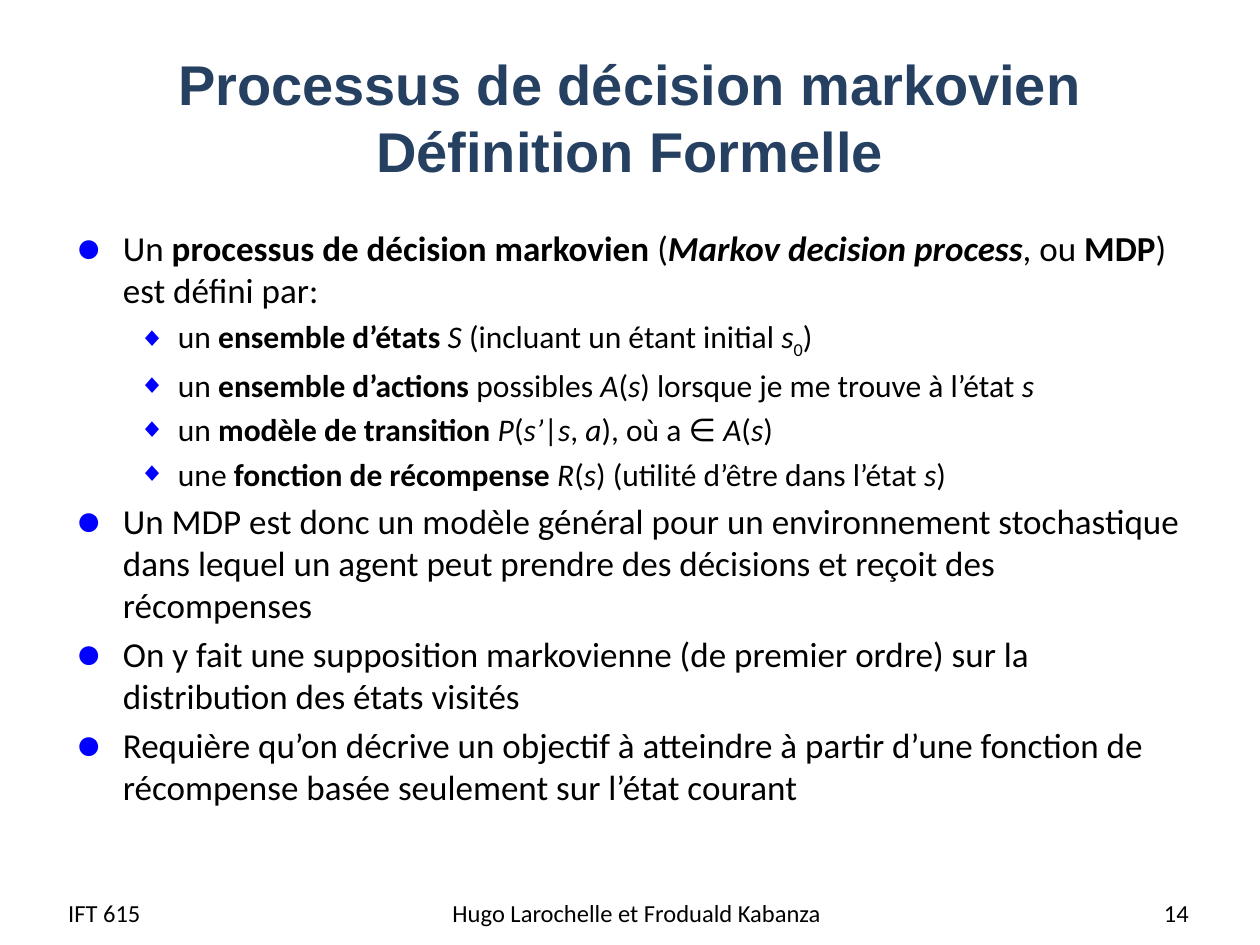
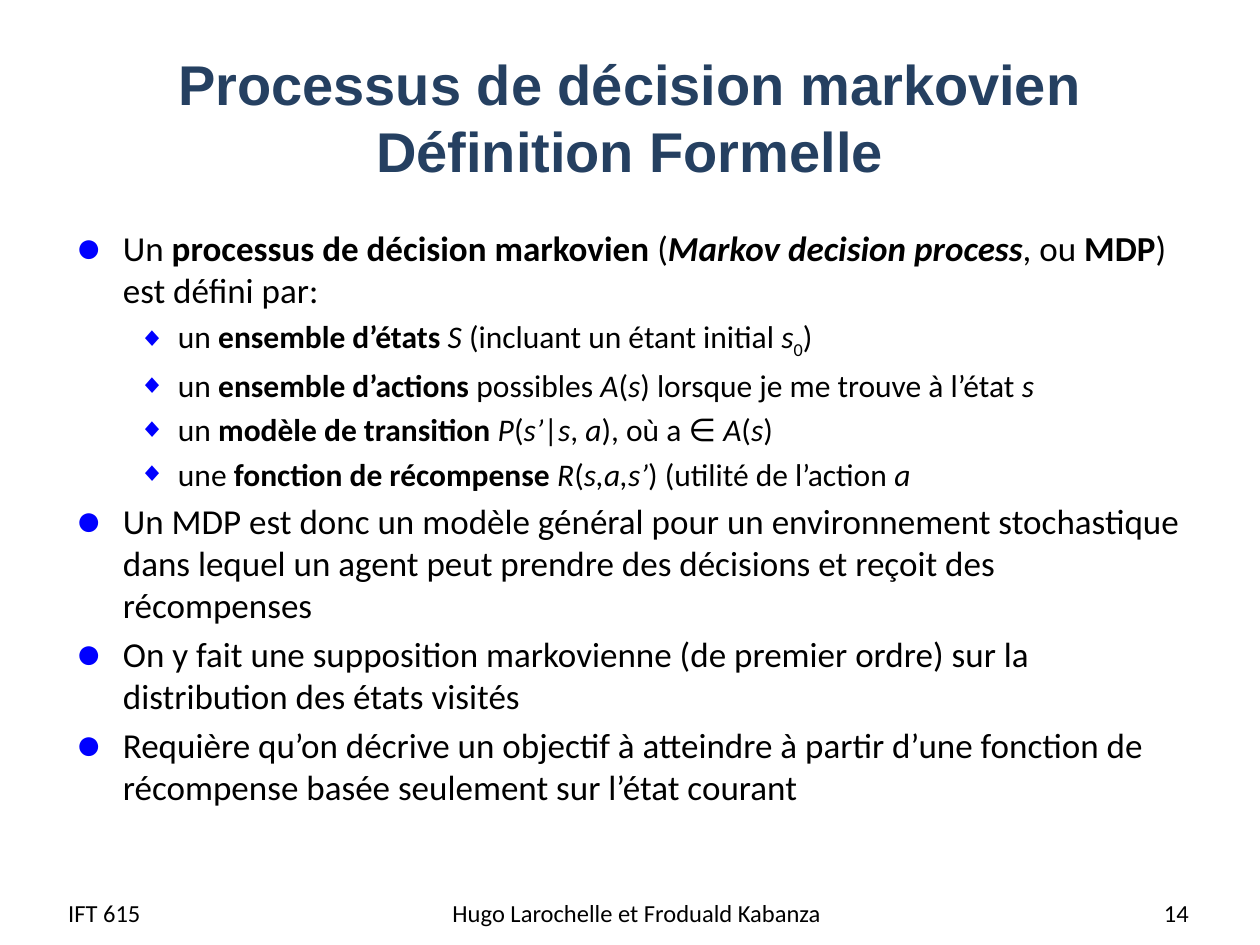
Before and after one commit to djeffkanda/djeffkanda.github.io, a slide deck: slide 14 of ift/assets/slides/ift615-14-MDP.pptx. Drawn at 1260x945 pixels with LibreOffice and Linux fonts; fonts in the diff are those of the drawing. Boxes give left, top, right and bottom in pixels: in the first picture for what was removed or moved away, otherwise in the second. Text is boxed around its words. In the diff, an @@ line names an element or a change of style, - is before the commit and + after.

```diff
--- a/ift/assets/slides/ift615-14-MDP.pptx
+++ b/ift/assets/slides/ift615-14-MDP.pptx
@@ text at [178,463,910,491]: text changed @@
-  ◆ une fonction de récompense R(s) (utilité d’être dans l’état s)
+  ◆ une fonction de récompense R(s,a,s’) (utilité de l’action a
```
Also in this commit, not shown: 9 other slides changed, 2 slides added, 1 slide removed, 2 other files.
